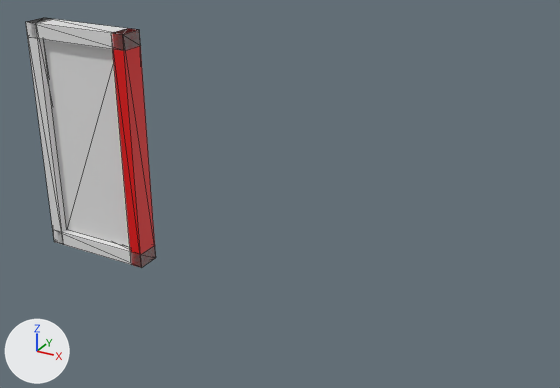
Two versions of the glTF model public/Models/new_window_frame.glb, one commit apart.
Both versions are drawn from a camera (50 mm lens) standing at (2.43, -2.08, 1.13) and looking at (1.13, 0.29, -0.06). Lighting does not change. The marker at lower left points along +X, +Y and +Z. Mesh edges are drawn as thin lines. Where no turn or scale is listed for an object, it has been applied to the vertices. Vertices at the same position are counted once.

Objects in the first picture: 'bottom_frame', 'glass', 'left_frame', 'right_frame', 'top_frame'.
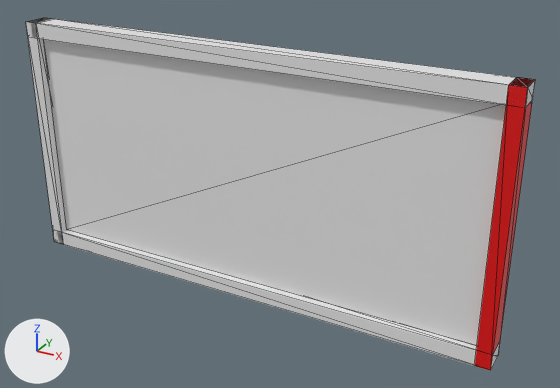
The newer file is also turned or shifted as a whole; pictures and numbers use the older file's frame.

Boxes (x1, y1, x2, y2) around the edits, measured in the pictures (560 x 388 px):
'glass', mesh rescaled: before (43, 39, 130, 248); after (43, 39, 506, 346)
'right_frame', reshaped (30% wider, 23% taller): before (111, 28, 156, 267); after (475, 77, 534, 371)
'top_frame', reshaped (343% wider, 168% taller): before (26, 18, 140, 51); after (26, 18, 535, 108)
'bottom_frame', reshaped: before (53, 230, 156, 268); after (53, 232, 500, 369)
'bottom_inside', added: after (62, 230, 477, 351)
part 3 of me_cube_004, deleted (red): before (111, 28, 156, 267)
part 4 of me_cube_004, added (red): after (475, 77, 534, 371)
'left_inside', unchanged, uncovered by the edit: after (38, 39, 67, 232)

Edits to the bpy script that builds the scene:
```text
Change me_cube_001:
    used by ob_top_frame; location = (0.0, 0.25, -0.5)
    remove me_cube_001.from_pydata(...)  # 8 vertices, 12 faces; spans x 0.0..0.5, y -0.05..0.05, z 0.938..1.0
    add me_cube_001.from_pydata(...)  # 8 vertices, 10 faces; spans x 0.0..2.0, y -0.05..0.05, z 0.938..1.0
    me_cube_001 part 1
    4 vertices are removed from x 0.5, y -0.05..0.05, z 0.938..1.0
    10 faces are deleted
    4 vertices are added at (2.0, -0.05, 0.938), (2.0, -0.05, 1.0), (2.0, 0.05, 0.938), (2.0, 0.05, 1.0)
    8 new faces join them
Change me_cube_002:
    used by ob_bottom_frame; location = (0.0, 0.25, -0.5)
    remove me_cube_002.from_pydata(...)  # 8 vertices, 12 faces; spans x 0.0..0.5, y -0.05..0.05, z 0.0..0.062
    add me_cube_002.from_pydata(...)  # 8 vertices, 10 faces; spans x 0.0..2.0, y -0.05..0.05, z 0.0..0.062
    me_cube_002 part 2
    4 vertices are removed from x 0.5, y -0.05..0.05, z 0.0..0.062
    10 faces are deleted
    4 vertices are added at (2.0, -0.05, 0.0), (2.0, -0.05, 0.062), (2.0, 0.05, 0.0), (2.0, 0.05, 0.062)
    8 new faces join them
Change me_cube_004:
    where me_cube_004.from_pydata(...)  # 8 vertices, 12 faces; spans x 0.444..0.5, y -0.05..0.05, z 0.0..1.0
    used by ob_right_frame; location = (0.0, 0.25, -0.5)
    verts and faces of me_cube_004; kept vertices keep their numbers, new ones are numbered from 8
    before: 0 (0.5, -0.05, 0.0) at pixel (141, 267), 1 (0.5, -0.05, 1.0) at pixel (122, 34), 2 (0.444, -0.05, 0.0) at pixel (131, 264), 3 (0.444, -0.05, 1.0) at pixel (111, 33), 4 (0.5, 0.05, 0.0) at pixel (155, 257)
    before: 5 (0.5, 0.05, 1.0) at pixel (139, 29), 6 (0.444, 0.05, 0.0), 7 (0.444, 0.05, 1.0) at pixel (127, 28)
    me_cube_004 part 3
    add delete_vertices([*range(0, 8)])  # with the faces that use them
    me_cube_004 part 4
    add verts[8] = (1.944, -0.05, 0.0)  # pixel (474, 365)
    add verts[9] = (1.944, -0.05, 1.0)  # pixel (508, 85)
    add verts[10] = (1.944, 0.05, 0.0)
    add verts[11] = (1.944, 0.05, 1.0)  # pixel (516, 77)
    add for new, old in zip([*range(12, 16)], [*range(8, 12)]): verts[new] = verts[old] + (0.056, 0.0, 0.0)
    add faces += [(9, 12, 13), (8, 12, 9), (10, 11, 15), (10, 15, 14), (13, 14, 15), (12, 14, 13)]
    add faces += [(8, 10, 14), (8, 14, 12), (9, 13, 11), (11, 13, 15)]
Change me_cube_005:
    where me_cube_005.from_pydata(...)  # 8 vertices, 12 faces; spans x 0.056..0.444, y -0.02..0.02, z 0.062..0.938
    used by ob_glass; location = (0.0, 0.25, -0.5)
    me_cube_005 part 5: the whole mesh is scaled about its middle by (4.87, 1, 1), then moved by (0.75, 0.0, 0.0)
Add me_cube_008:
    me_cube_008.from_pydata([(2.0, -0.05, 0.06), (0.0, -0.05, 0.06), (2.0, 0.05, 0.06), (0.0, 0.05, 0.06)], [], [(3, 1, 0), (3, 0, 2)])
Add ob_bottom_inside:
    ob_bottom_inside = bpy.data.objects.new('bottom_inside', me_cube_008)
    ob_bottom_inside.location = (0.0, 0.25, -0.5)
```
